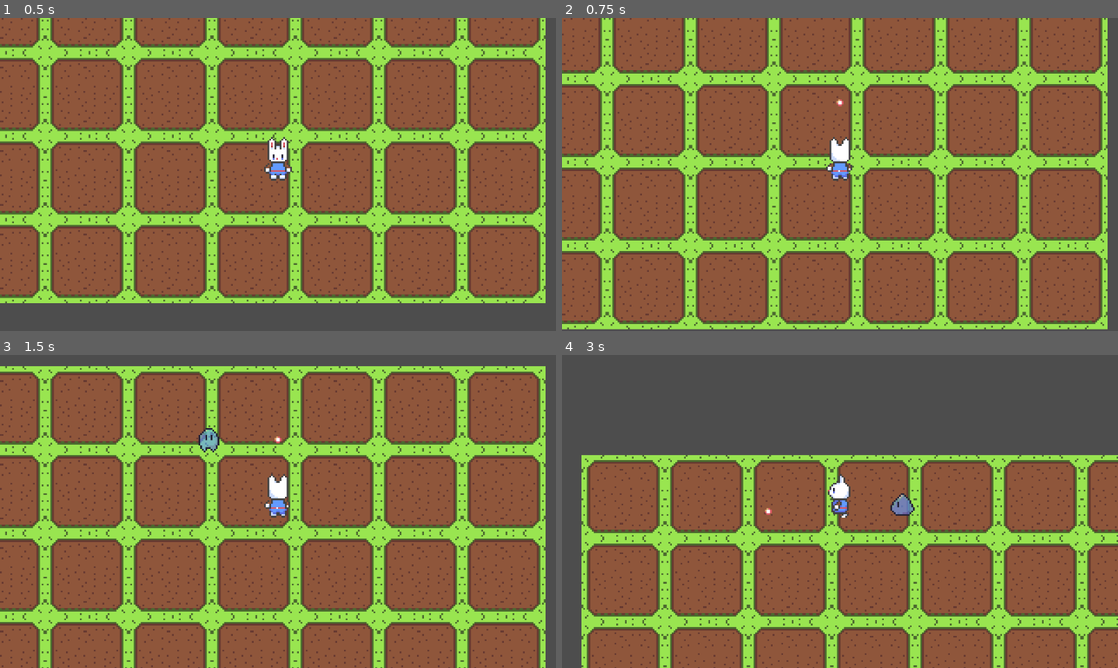
Above: before the commit, frames 1-4 (two rows, left to right).
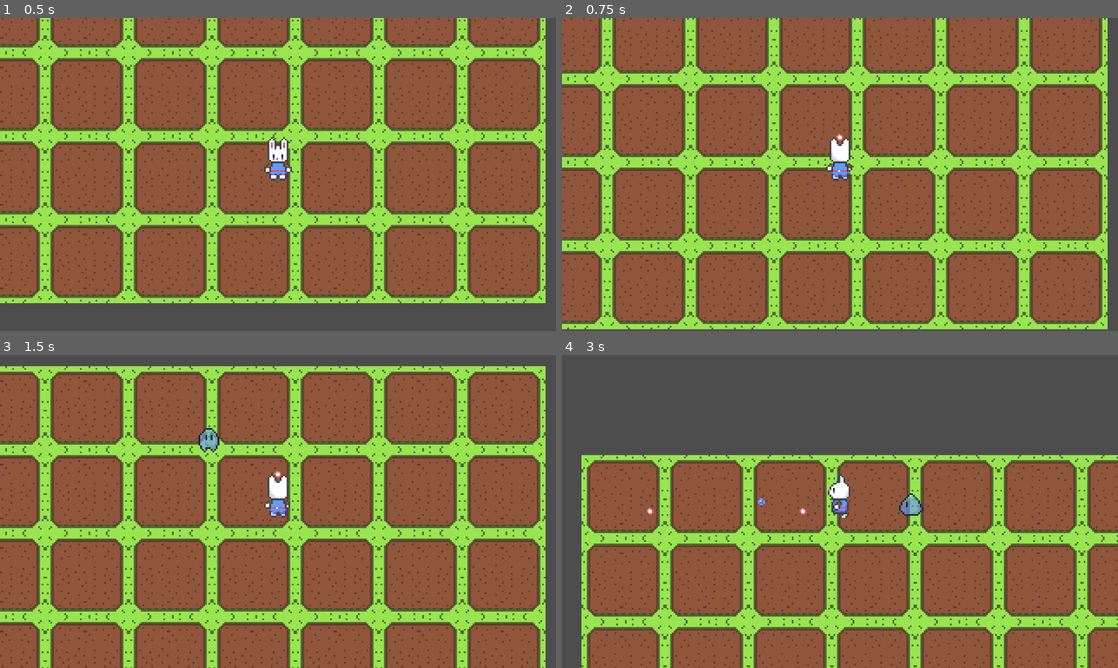
Above: after the commit, the same moments.

Repository: bregre550/bigbeef
Game: Godot game, scene res://Sandbox/01.tscn
The game is run twice, just before and just after one commit, with the same random seed, the same clock (stepped at 60 frames per second) and the same inputs.
Inputs:
- Up to frame 1 (0.5 s): no input
- Up to frame 2 (0.75 s): tap Enter at 0.5 s; hold W (up) from 0.53 s (still down); tap Space (shoot) at 0.6 s
- Up to frame 3 (1.5 s): keep holding W (up); tap Space (shoot) at 1.35 s
- Up to frame 4 (3 s): release W (up) at 2.03 s; hold A (left) from 2.03 s (still down); tap / (strafe) at 2.1 s; tap Space (shoot) at 2.3, 2.85 s

Frame 1 is identical in both runs. In frame 2, less than 0.1% of the frame differs, in the area x 49-51%, y 26-40%; in frame 3, less than 0.1%; in frame 4, 0.4%, in the area x 15-65%, y 44-52%.

Commit message:
added enemy attack and shoot
enemy now attacks while chasing

Diff:
--- a/big-beef/Assets/asset.tscn
+++ /dev/null
@@ -1,3 +0,0 @@
-[gd_scene load_steps=0 format=3 uid="uid://c74w2ddp7txhh"]
-
-[node name="Asset" type="Node2D"]
--- a/big-beef/Enemies/slime.tscn
+++ b/big-beef/Enemies/slime.tscn
@@ -7,6 +7,8 @@
 [ext_resource type="Script" uid="uid://cbdasn321msi" path="res://Scripts/enemy_state_wander.gd" id="4_0tjn4"]
 [ext_resource type="Script" uid="uid://bhrylx37ub6fe" path="res://Scripts/enemy_state_chase.gd" id="6_0tjn4"]
 [ext_resource type="PackedScene" uid="uid://dyd6qtv3bepbp" path="res://Enemies/vision_area.tscn" id="6_ora3b"]
+[ext_resource type="Script" uid="uid://64hnmpwub2v3" path="res://Scripts/enemy_state_attack.gd" id="7_0qq8p"]
+[ext_resource type="PackedScene" uid="uid://clf35hvgl62tj" path="res://Enemies/slime_ball.tscn" id="8_amke3"]
 
 [sub_resource type="CapsuleShape2D" id="CapsuleShape2D_87lq7"]
 radius = 3.0
@@ -159,9 +161,77 @@
 "values": [3, 4, 5, 3]
 }
 
+[sub_resource type="Animation" id="Animation_l26av"]
+resource_name = "attack_down"
+length = 0.2
+tracks/0/type = "value"
+tracks/0/imported = false
+tracks/0/enabled = true
+tracks/0/path = NodePath("Sprite2D:frame")
+tracks/0/interp = 1
+tracks/0/loop_wrap = true
+tracks/0/keys = {
+"times": PackedFloat32Array(0, 0.1, 0.2),
+"transitions": PackedFloat32Array(1, 1, 1),
+"update": 1,
+"values": [12, 13, 0]
+}
+
+[sub_resource type="Animation" id="Animation_tm1u2"]
+resource_name = "attack_up"
+length = 0.2
+tracks/0/type = "value"
+tracks/0/imported = false
+tracks/0/enabled = true
+tracks/0/path = NodePath("Sprite2D:frame")
+tracks/0/interp = 1
+tracks/0/loop_wrap = true
+tracks/0/keys = {
+"times": PackedFloat32Array(0, 0.1, 0.2),
+"transitions": PackedFloat32Array(1, 1, 1),
+"update": 1,
+"values": [12, 13, 0]
+}
+
+[sub_resource type="Animation" id="Animation_837lf"]
+resource_name = "attack_left"
+length = 0.2
+tracks/0/type = "value"
+tracks/0/imported = false
+tracks/0/enabled = true
+tracks/0/path = NodePath("Sprite2D:frame")
+tracks/0/interp = 1
+tracks/0/loop_wrap = true
+tracks/0/keys = {
+"times": PackedFloat32Array(0, 0.1, 0.2),
+"transitions": PackedFloat32Array(1, 1, 1),
+"update": 1,
+"values": [12, 13, 0]
+}
+
+[sub_resource type="Animation" id="Animation_w61c4"]
+resource_name = "attack_right"
+length = 0.2
+tracks/0/type = "value"
+tracks/0/imported = false
+tracks/0/enabled = true
+tracks/0/path = NodePath("Sprite2D:frame")
+tracks/0/interp = 1
+tracks/0/loop_wrap = true
+tracks/0/keys = {
+"times": PackedFloat32Array(0, 0.1, 0.2),
+"transitions": PackedFloat32Array(1, 1, 1),
+"update": 1,
+"values": [12, 13, 0]
+}
+
 [sub_resource type="AnimationLibrary" id="AnimationLibrary_l26av"]
 _data = {
 &"RESET": SubResource("Animation_87lq7"),
+&"attack_down": SubResource("Animation_l26av"),
+&"attack_left": SubResource("Animation_837lf"),
+&"attack_right": SubResource("Animation_w61c4"),
+&"attack_up": SubResource("Animation_tm1u2"),
 &"idle_down": SubResource("Animation_v0fv8"),
 &"idle_left": SubResource("Animation_kqei6"),
 &"idle_right": SubResource("Animation_aq8il"),
@@ -212,7 +282,12 @@
 chase_speed = 55.0
 vision_area = NodePath("../../VisionArea")
 state_aggro_duration = 2.0
+shoot_delay = 1.5
 next_state = NodePath("../Idle")
+
+[node name="Attack" type="Node" parent="EnemyStateMachine"]
+script = ExtResource("7_0qq8p")
+slime_ball = ExtResource("8_amke3")
 
 [node name="VisionArea" parent="." instance=ExtResource("6_ora3b")]
 collision_layer = 0
--- /dev/null
+++ b/big-beef/Enemies/slime_ball.tscn
@@ -0,0 +1,19 @@
+[gd_scene load_steps=4 format=3 uid="uid://clf35hvgl62tj"]
+
+[ext_resource type="Script" uid="uid://4mhxb1rlof4j" path="res://Scripts/bullet.gd" id="1_bhyma"]
+[ext_resource type="Texture2D" uid="uid://bxd4v8co3n65f" path="res://Assets/slime_bullet.png" id="2_w2yma"]
+
+[sub_resource type="CircleShape2D" id="CircleShape2D_d7yj7"]
+radius = 2.0
+
+[node name="SlimeBall" type="CharacterBody2D"]
+collision_layer = 0
+collision_mask = 0
+script = ExtResource("1_bhyma")
+speed = 300
+
+[node name="Sprite2D" type="Sprite2D" parent="."]
+texture = ExtResource("2_w2yma")
+
+[node name="CollisionShape2D" type="CollisionShape2D" parent="."]
+shape = SubResource("CircleShape2D_d7yj7")
--- a/big-beef/Player/bullet.tscn
+++ b/big-beef/Player/bullet.tscn
@@ -1,6 +1,6 @@
 [gd_scene load_steps=4 format=3 uid="uid://cb0gybucnk3g"]
 
-[ext_resource type="Script" uid="uid://4mhxb1rlof4j" path="res://Player/bullet.gd" id="1_kxw81"]
+[ext_resource type="Script" uid="uid://4mhxb1rlof4j" path="res://Scripts/bullet.gd" id="1_kxw81"]
 [ext_resource type="Texture2D" uid="uid://crtb880osh0fj" path="res://Assets/bullet_test.png" id="2_tqmay"]
 
 [sub_resource type="CircleShape2D" id="CircleShape2D_d7yj7"]
--- a/big-beef/Player/player.tscn
+++ b/big-beef/Player/player.tscn
@@ -2,7 +2,7 @@
 
 [ext_resource type="Script" uid="uid://dqf7lanaasfjk" path="res://Scripts/player.gd" id="1_l8h54"]
 [ext_resource type="Texture2D" uid="uid://cr4a5grlgedi0" path="res://Assets/player_bun_8_dir.png" id="2_vtle1"]
-[ext_resource type="Script" uid="uid://bfdxm8sj18gsw" path="res://Player/abilities.gd" id="3_btcbx"]
+[ext_resource type="Script" uid="uid://bfdxm8sj18gsw" path="res://Scripts/abilities.gd" id="3_btcbx"]
 [ext_resource type="PackedScene" uid="uid://cb0gybucnk3g" path="res://Player/bullet.tscn" id="4_gwnis"]
 [ext_resource type="Script" uid="uid://cgfn13jtey36j" path="res://Scripts/player_state_machine.gd" id="5_k53q1"]
 [ext_resource type="Script" uid="uid://vao538sccexb" path="res://Scripts/state_idle.gd" id="6_vtle1"]
--- /dev/null
+++ b/big-beef/Scripts/bullet.gd
@@ -0,0 +1,16 @@
+class_name SlimeBall extends CharacterBody2D
+
+@export var speed : int = 250
+
+var direction : Vector2 = Vector2.ZERO
+var lifetime : float = 3.0
+
+func shoot(new_direction : Vector2) -> void:
+	direction = new_direction
+	velocity = direction * speed
+
+func _physics_process(delta: float) -> void:
+	move_and_slide()
+	lifetime -= delta
+	if lifetime <= 0:
+		queue_free()
--- /dev/null
+++ b/big-beef/Scripts/enemy_state_attack.gd
@@ -0,0 +1,42 @@
+class_name EnemyStateAttack extends EnemyState
+
+var attacking: bool = false
+
+@export var anim_name: String = "attack"
+@export_range(1, 20, 0.5) var decelerate_speed: float = 5.0
+@export var slime_ball: PackedScene
+
+@onready var animation: AnimationPlayer = $"../../AnimationPlayer"
+@onready var chase: EnemyStateChase = $"../Chase"
+
+func init() -> void:
+	pass
+
+func enter() -> void:
+	enemy.update_animation(anim_name)
+	animation.animation_finished.connect(_end_attack)
+	attacking = true
+
+	var b = slime_ball.instantiate()
+	get_tree().root.add_child(b)
+	b.global_position = enemy.global_position
+	b.shoot(enemy.direction)
+
+func exit() -> void:
+	animation.animation_finished.disconnect(_end_attack)
+	attacking = false
+
+
+func process(_delta: float) -> EnemyState:
+	enemy.velocity -= enemy.velocity * decelerate_speed * _delta
+
+	if not attacking:
+		return chase
+
+	return null
+
+func physics(_delta: float) -> EnemyState:
+	return null
+
+func _end_attack(_new_anim_name: String) -> void:
+	attacking = false
--- a/big-beef/Scripts/enemy_state_chase.gd
+++ b/big-beef/Scripts/enemy_state_chase.gd
@@ -8,8 +8,11 @@
 @export var vision_area: VisionArea
 #@export var attack_area: HurtBox
 @export var state_aggro_duration: float = 0.5
+@export var shoot_delay: float = 2.0
 @export var next_state: EnemyState
+@onready var attack: EnemyStateAttack = $"../Attack"
 
+var _since_last_shot_timer: float = 0.0
 var _timer: float = 0.0
 var _direction: Vector2
 var _can_see_player: bool = false
@@ -21,6 +24,7 @@
 
 func enter() -> void:
 	_timer = state_aggro_duration
+	_since_last_shot_timer = shoot_delay
 	enemy.update_animation(anim_name)
 	#if attack_area:
 		#attack_area.monitoring = true
@@ -28,7 +32,8 @@
 func exit() -> void:
 	#if attack_area:
 		#attack_area.monitoring = false
-	_can_see_player = false
+	#_can_see_player = false
+	pass
 
 func process(_delta: float) -> EnemyState:
 	var new_dir: Vector2 = enemy.global_position.direction_to(PlayerManager.player.global_position)
@@ -36,6 +41,12 @@
 	enemy.velocity = _direction * chase_speed
 	if enemy.set_direction(_direction):
 		enemy.update_animation(anim_name)
+
+	_since_last_shot_timer -= _delta
+	if _since_last_shot_timer <= 0:
+		_since_last_shot_timer = shoot_delay
+		return attack
+
 	if _can_see_player == false:
 		_timer -= _delta
 		if _timer <= 0:
@@ -54,5 +65,4 @@
 	state_machine.change_state(self)
 
 func _on_player_exit() -> void:
-	print("exiting")
 	_can_see_player = false
Binary file added: big-beef/Assets/slime_bullet.png
Not shown, added: big-beef/Assets/slime_bullet.png.import
Not shown: 1 places in big-beef/Enemies/slime.tscn that only renumber resources
Not shown, changed: big-beef/Notes/notes.txt
Renamed: big-beef/Player/abilities.gd -> big-beef/Scripts/abilities.gd
Renamed: big-beef/Player/abilities.gd.uid -> big-beef/Scripts/abilities.gd.uid
Renamed: big-beef/Player/bullet.gd.uid -> big-beef/Scripts/bullet.gd.uid
Not shown, added: big-beef/Scripts/enemy_state_attack.gd.uid
Renamed: big-beef/Player/bullet.gd -> big-beef/Scripts/slime_ball.gd
Not shown, added: big-beef/Scripts/slime_ball.gd.uid
